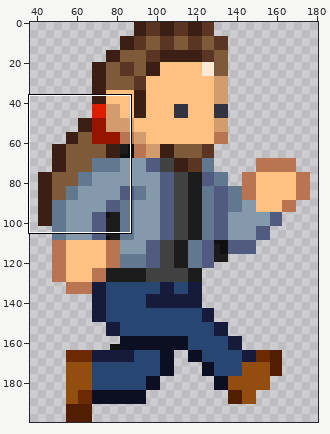
Two states of a sprite sheet, assets/avatar.png. The picture above shows the old version from afar; the outline marks the close-up.
Close-up. The starting point:
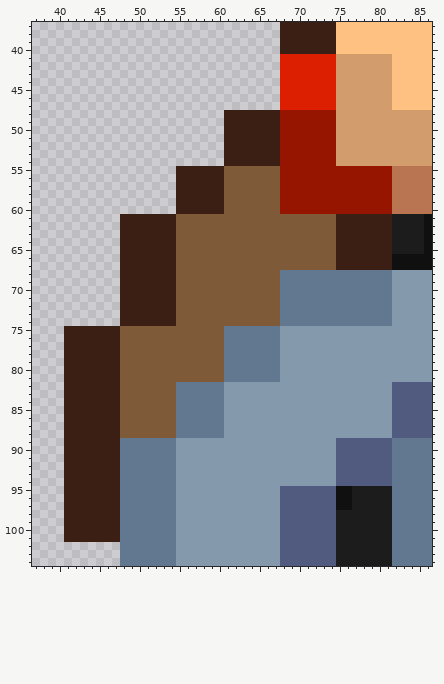
The file is 200x200 pixels. Shown: x 37..86, y 37..104. The wide view leaves out empty margins.
The result:
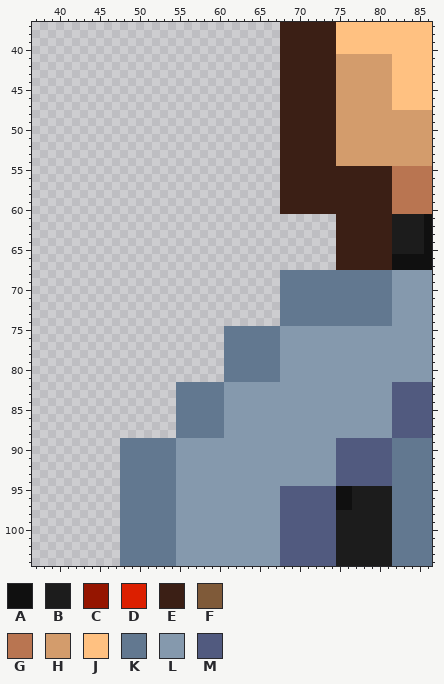
Palette (. is transparent): A #101010  B #1c1c1c  C #951500  D #dc1f00  E #3b1f15  F #7f5a39  G #b97551  H #d39c6c  J #ffc181  K #627890  L #8599ad  M #515a7f
Commit: Yes I got my hair cut
Diff:
Changed rows in their new state; - is an unchanged pixel.
first column x 41:
 41 ---------------------------EEEEEEE-------
 42 ---------------------------EEEEEEE-------
 43 ---------------------------EEEEEEE-------
 44 ---------------------------EEEEEEE-------
 45 ---------------------------EEEEEEE-------
 46 ---------------------------EEEEEEE-------
 47 ---------------------------EEEEEEE-------
 48 --------------------.......EEEEEEE-------
 49 --------------------.......EEEEEEE-------
 50 --------------------.......EEEEEEE-------
 51 --------------------.......EEEEEEE-------
 52 --------------------.......EEEEEEE-------
 53 --------------------.......EEEEEEE-------
 54 --------------------.......EEEEEEE-------
 55 --------------.............EEEEEEEEEEEEEE
 56 --------------.............EEEEEEEEEEEEEE
 57 --------------.............EEEEEEEEEEEEEE
 58 --------------.............EEEEEEEEEEEEEE
 59 --------------.............EEEEEEEEEEEEEE
 60 --------------.............EEEEEEEEEEEEEE
 61 -------...........................-------
 62 -------...........................-------
 63 -------...........................-------
 64 -------...........................-------
 65 -------...........................-------
 66 -------...........................-------
 67 -------...........................-------
 68 -------....................--------------
 69 -------....................--------------
 70 -------....................--------------
 71 -------....................--------------
 72 -------....................--------------
 73 -------....................--------------
 74 -------....................--------------
 75 ....................---------------------
 76 ....................---------------------
 77 ....................---------------------
 78 ....................---------------------
 79 ....................---------------------
 80 ....................---------------------
 81 ....................---------------------
 82 ..............---------------------------
 83 ..............---------------------------
 84 ..............---------------------------
 85 ..............---------------------------
 86 ..............---------------------------
 87 ..............---------------------------
 88 ..............---------------------------
 89 .......----------------------------------
 90 .......----------------------------------
 91 .......----------------------------------
 92 .......----------------------------------
 93 .......----------------------------------
 94 .......----------------------------------
 95 .......----------------------------------
 96 .......----------------------------------
 97 .......----------------------------------
 98 .......----------------------------------
 99 .......----------------------------------
100 .......----------------------------------
101 .......----------------------------------
Pixel boxes of the changes (left, top, right, bottom) in both close-ups:
changed: (64, 54, 392, 542)
